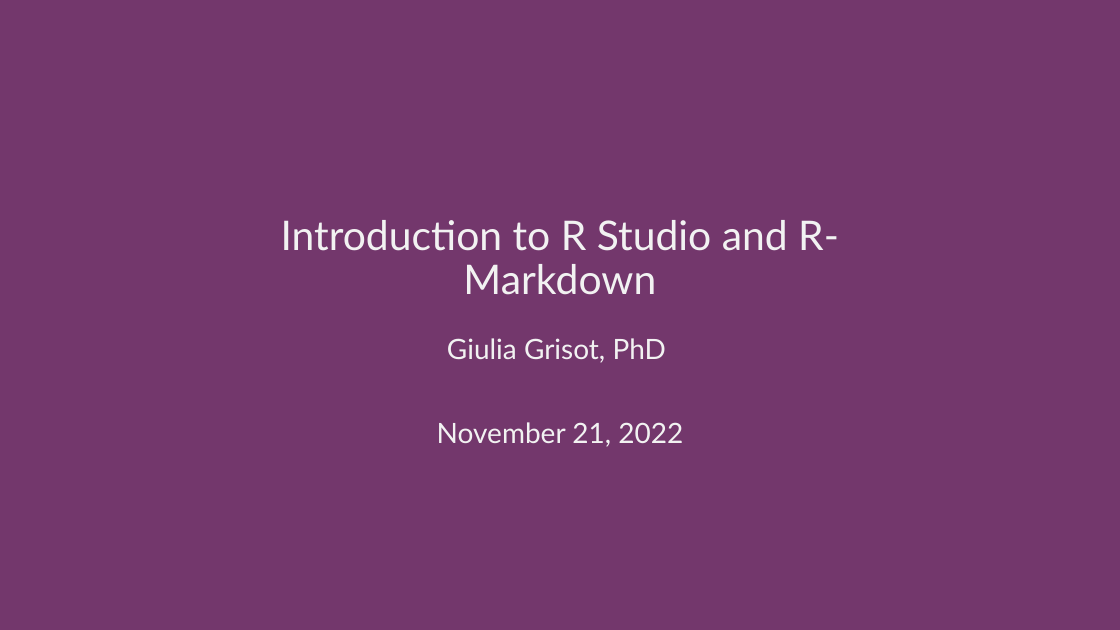
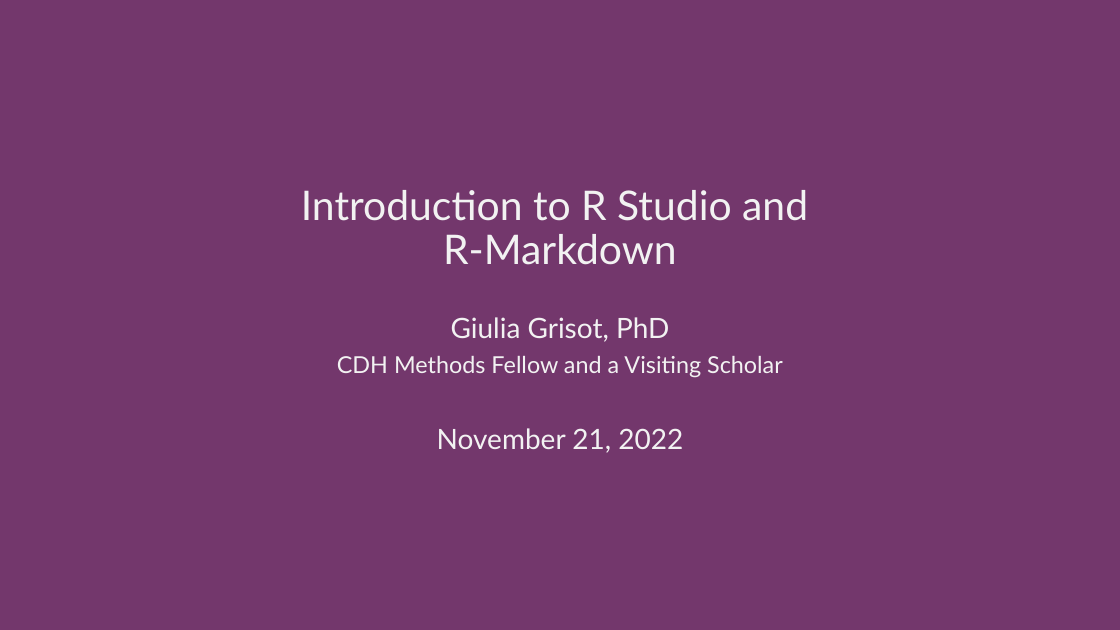
Before and after one commit to giuliagrisot/R_Markdown_workshop_CDH, a slide deck: slide 1 of rmarkdown_pres.pptx. Drawn at 1120x630 pixels with LibreOffice and Linux fonts; fonts in the diff are those of the drawing. Boxes give left, top, right and bottom in pixels: in the first picture for what was removed or moved away, otherwise in the second. Text is boxed around its words. In the diff, an @@ line names an element or a change of style, - is before the commit and + after.

```diff
--- a/rmarkdown_pres.pptx
+++ b/rmarkdown_pres.pptx
@@ title "Introduction to R Studio and ..." rewrapped from [281,220,839,295] to [301,190,808,265] @@
@@ subtitle "Giulia Grisot, PhD": place and size @@
-subtitle "Giulia Grisot, PhD" at [437,338,683,447]
+subtitle "Giulia Grisot, PhD" at [337,317,783,453]
@@ subtitle at [437,317,683,453]: line spacing 0.9 to 0.8 @@
@@ subtitle at [337,356,783,378]: paragraph added @@
+CDH Methods Fellow and a Visiting Scholar
```
Also in this commit, not shown: 1 other file.
